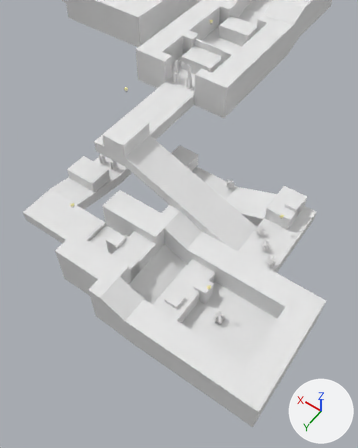
What one commit did to the Blender file etc/blend/levels/Level2.blend.
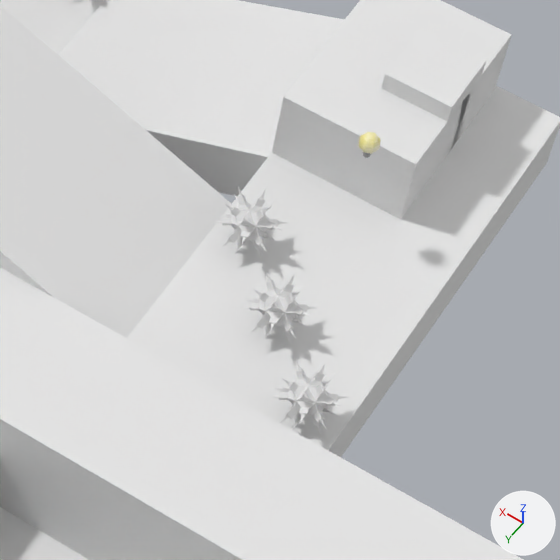
Old and new are each drawn from a 50 mm lens placed at (-14.55, 18.13, 30.38), pointed at (-1.75, 0.21, 2.22) and again close up on the part from 60% to 88% of the width and 43% to 65% of the height. Every picture has the same lights, and +X, +Y and +Z are marked at lower right.

The first close-up shows 'Crate.005', 'GreenBomb', 'GreenBomb.001', 'GreenBomb.002', 'Level2_b16', 'Level2_b7'.
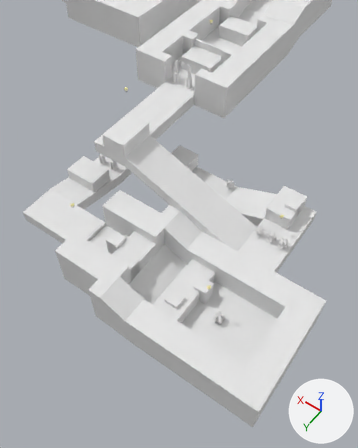
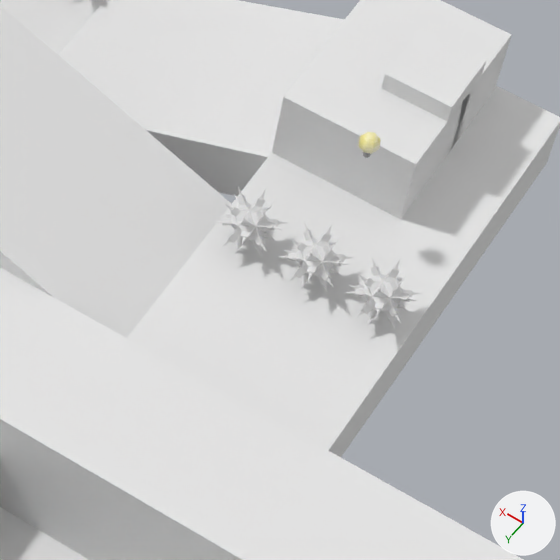
Pixel boxes (x1, y1, x2, y2) of what changed, in the close-ups (560 x 560 px):
'GreenBomb.002', moved
    before: (269, 359, 348, 434)
    after: (345, 258, 423, 328)
'GreenBomb.001', moved
    before: (241, 272, 315, 344)
    after: (280, 221, 354, 293)

The change, as a diff of the scene's bpy script:
```diff
--- a/etc/blend/levels/Level2.blend.py
+++ b/etc/blend/levels/Level2.blend.py
@@ ob_greenbomb_002 @@
 ob_greenbomb_002 = bpy.data.objects.new('GreenBomb.002', me_greenbomb_002)
-ob_greenbomb_002.location = (-8.5, -1.5, 1.1)
+ob_greenbomb_002.location = (-8.5, -3.5, 1.1)
@@ ob_greenbomb_001 @@
 ob_greenbomb_001 = bpy.data.objects.new('GreenBomb.001', me_greenbomb_001)
-ob_greenbomb_001.location = (-7.5, -2.5, 1.1)
+ob_greenbomb_001.location = (-7.5, -3.5, 1.1)
```
